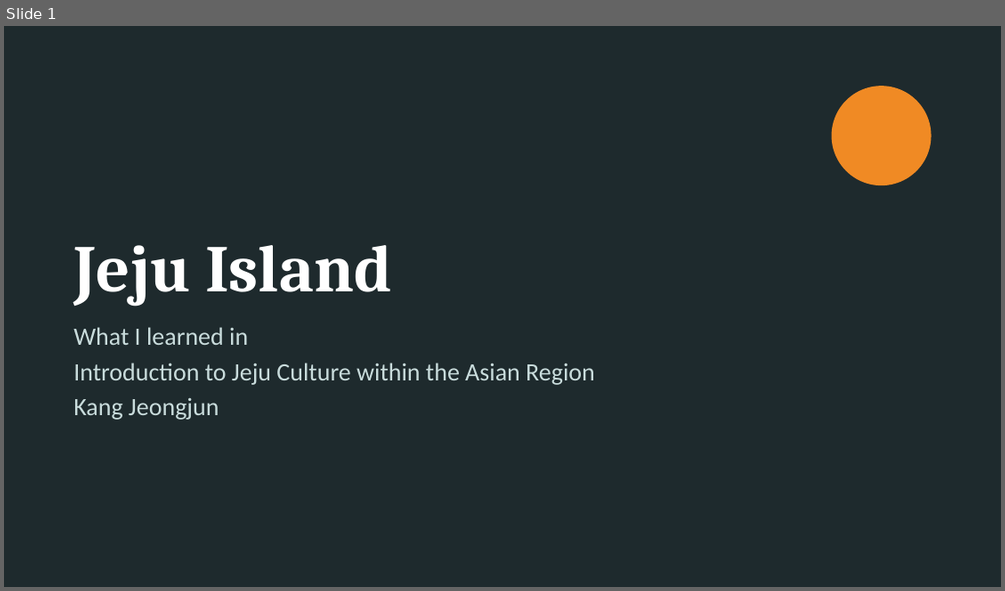
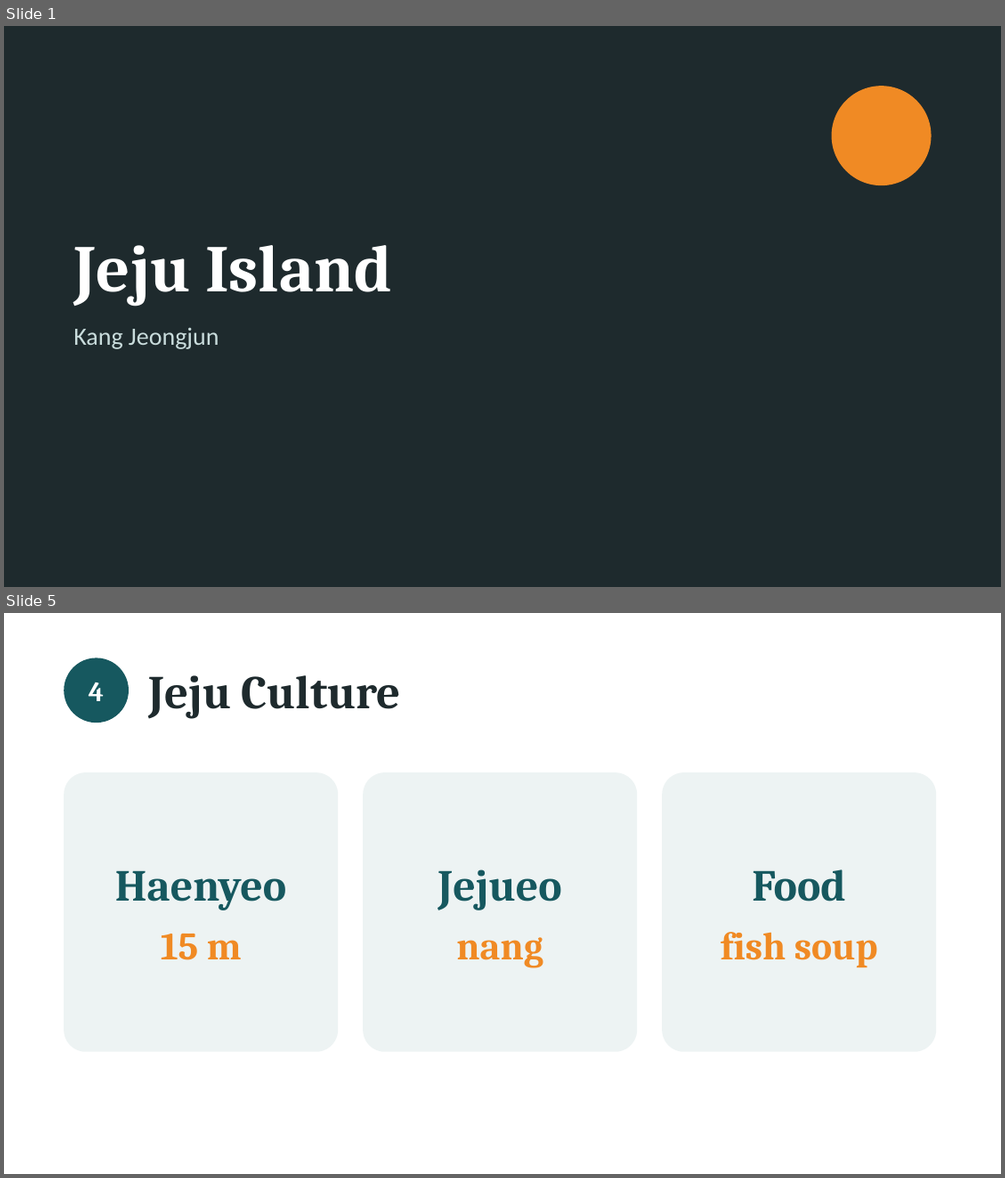
Before and after one commit to a44830300-arch/shaohong, a slide deck: 학업/아시아속의제주문화/Jeju_Culture_Final_5min_easy.pptx. Shown one above the other, each under a label of ours: slide 1 before the commit, slides 1 and 5 after it; the slides between them are not shown. The pictures are 1005x591 and 1005x1178 pixels, drawn with LibreOffice and Linux fonts; fonts in the diff are those of the drawing. Boxes give left, top, right and bottom in pixels: in the first picture for what was removed or moved away, otherwise in the second. Text is boxed around its words. In the diff, an @@ line names an element or a change of style, - is before the commit and + after.

```diff
--- a/학업/아시아속의제주문화/Jeju_Culture_Final_5min_easy.pptx
+++ b/학업/아시아속의제주문화/Jeju_Culture_Final_5min_easy.pptx
@@ slide 5 added at (4,613,1001,1174), background #FFFFFF @@
@@ ellipse added at (64,657,129,722), fill #16585F @@
@@ text added at (89,682,104,701), 20 pt, text #FFFFFF, bold @@
+4
@@ text added at (148,675,401,719), 34 pt, text #1E2A2D, bold @@
+Jeju Culture
@@ rounded rectangle added at (64,772,338,1052), fill #EDF3F3 @@
@@ rounded rectangle added at (363,772,637,1052), fill #EDF3F3 @@
@@ rounded rectangle added at (662,772,936,1052), fill #EDF3F3 @@
@@ text added at (115,870,286,960), 32 pt, text #16585F, bold @@
+Haenyeo
+15 m
@@ text added at (437,869,561,968), 32 pt, text #16585F, bold @@
+Jejueo
+nang
@@ text added at (720,869,878,967), 28 pt, text #F08A24, bold @@
+Food
+fish soup
@@ slide 1 changed as well @@
@@ text at (73,327,595,385): paragraphs removed @@
-What I learned in
-Introduction to Jeju Culture within the Asian Region
```
Also in this commit, not shown: 6 other slides changed, 3 slides removed, 1 other file.
